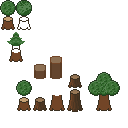
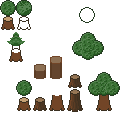
Comparing the layer stacks of the two w=128, h=128 images. Changes:
painted on "Ebene" over [72, 7, 104, 60]
